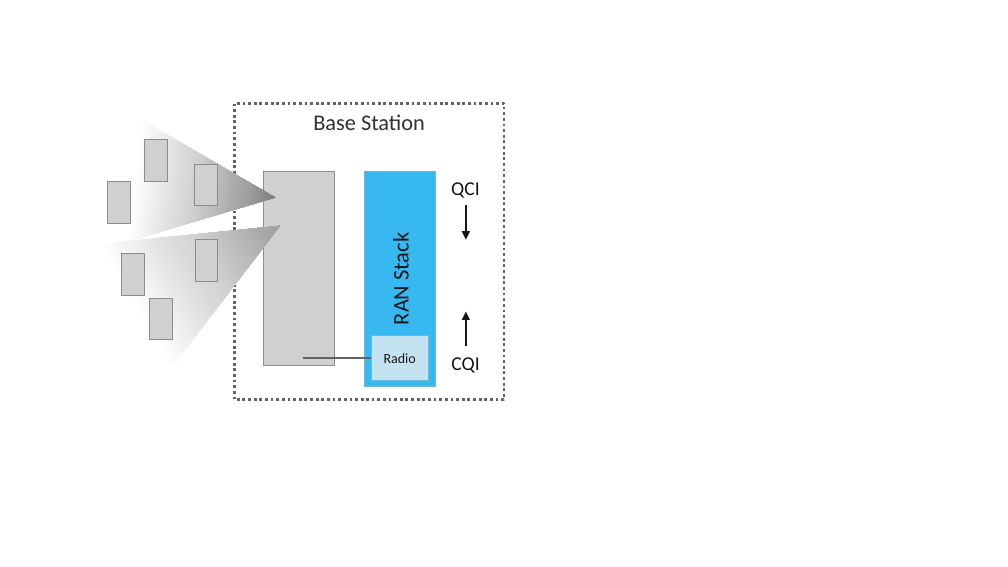
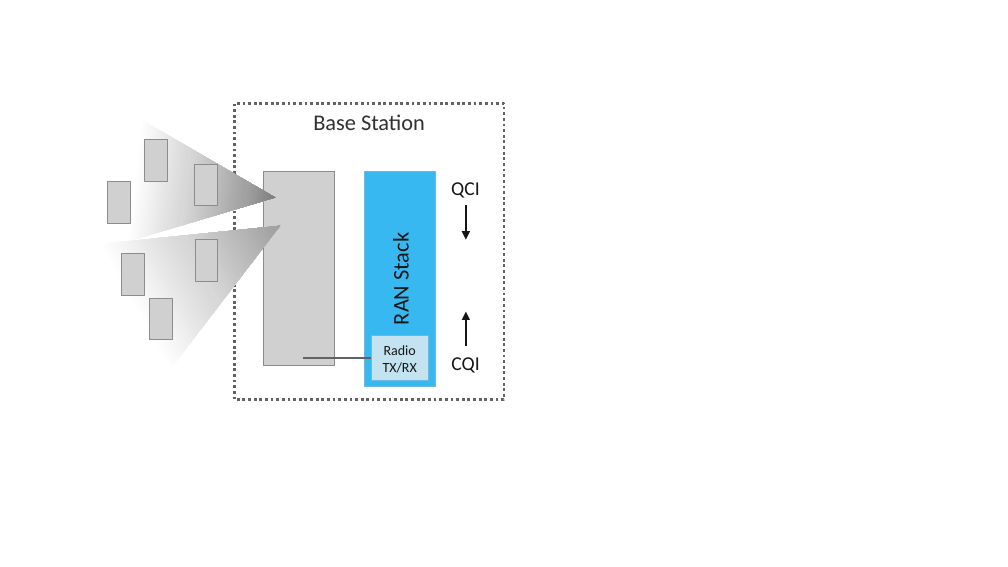
Before and after one commit to SystemsApproach/private5g, a slide deck: slide 31 of figures.pptx. Drawn at 1008x567 pixels with LibreOffice and Linux fonts; fonts in the diff are those of the drawing; grey boxes stand for pictures. Boxes give left, top, right and bottom in pixels: in the first picture for what was removed or moved away, otherwise in the second. Text is boxed around its words. In the diff, an @@ line names an element or a change of style, - is before the commit and + after.

```diff
--- a/figures.pptx
+++ b/figures.pptx
@@ text in rectangle at [383,362,417,373]: paragraph added @@
+TX/RX
```
Also in this commit, not shown: 5 other files.
